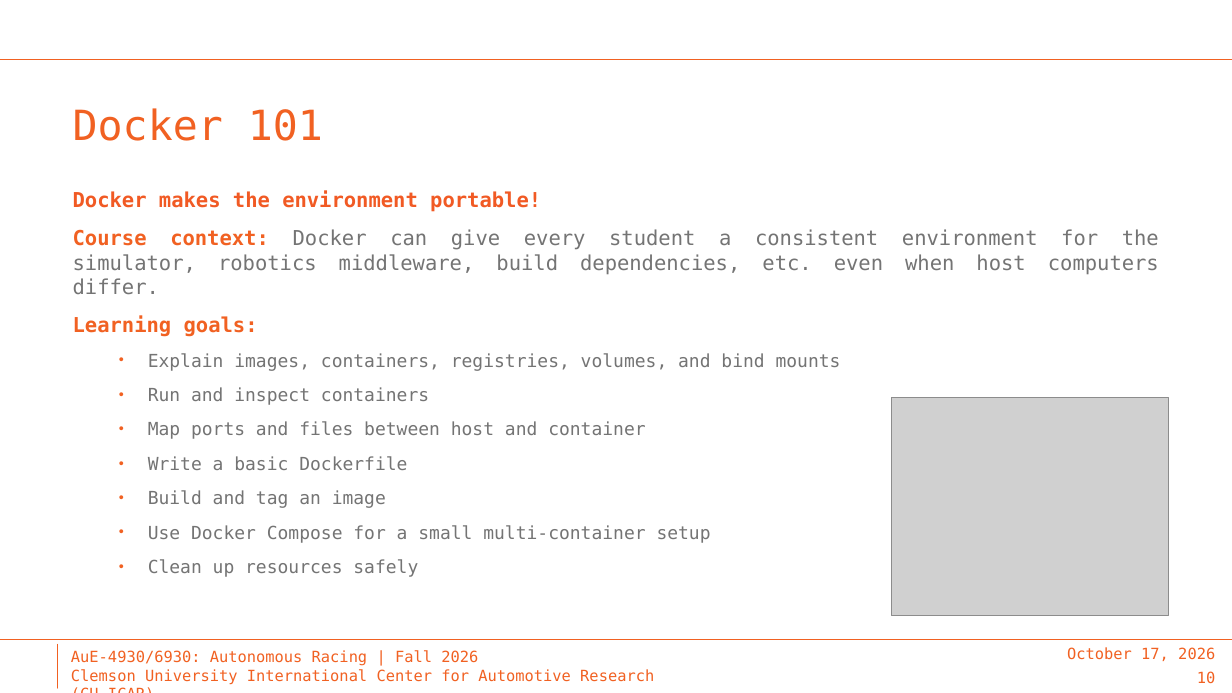
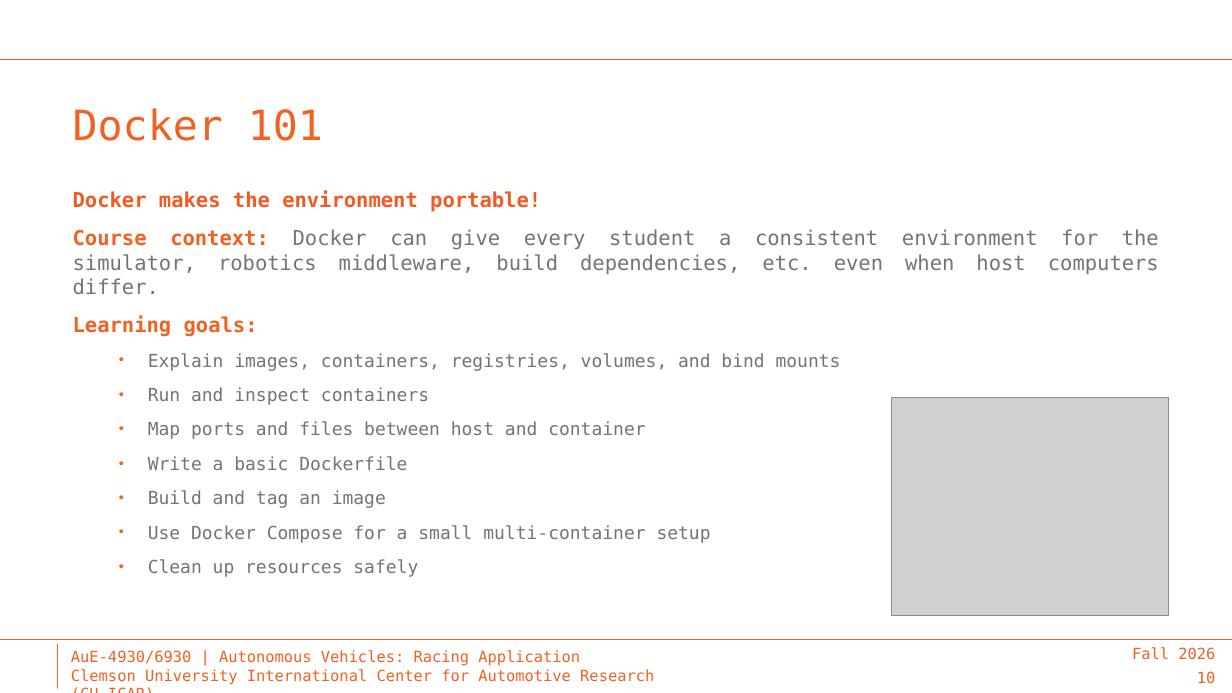
Before and after one commit to ARMLab-Courses/AuE-X930-Autonomous-Racing, a slide deck: slide 10 of LAB-01 Developer Onramp/Lab-01.pptx. Drawn at 1232x693 pixels with LibreOffice and Linux fonts; fonts in the diff are those of the drawing; grey boxes stand for pictures; background and template pictures are left out. Boxes give left, top, right and bottom in pixels: in the first picture for what was removed or moved away, otherwise in the second. Text is boxed around its words. In the diff, an @@ line names an element or a change of style, - is before the commit and + after.

```diff
--- a/LAB-01 Developer Onramp/Lab-01.pptx
+++ b/LAB-01 Developer Onramp/Lab-01.pptx
@@ text at [71, 650, 580, 666]: text changed @@
-AuE-4930/6930: Autonomous Racing | Fall 2026
+AuE-4930/6930 | Autonomous Vehicles: Racing Application
@@ text at [1132, 647, 1215, 660]: text changed @@
-October 17, 2026
+Fall 2026
```
Also in this commit, not shown: 11 other slides changed.
